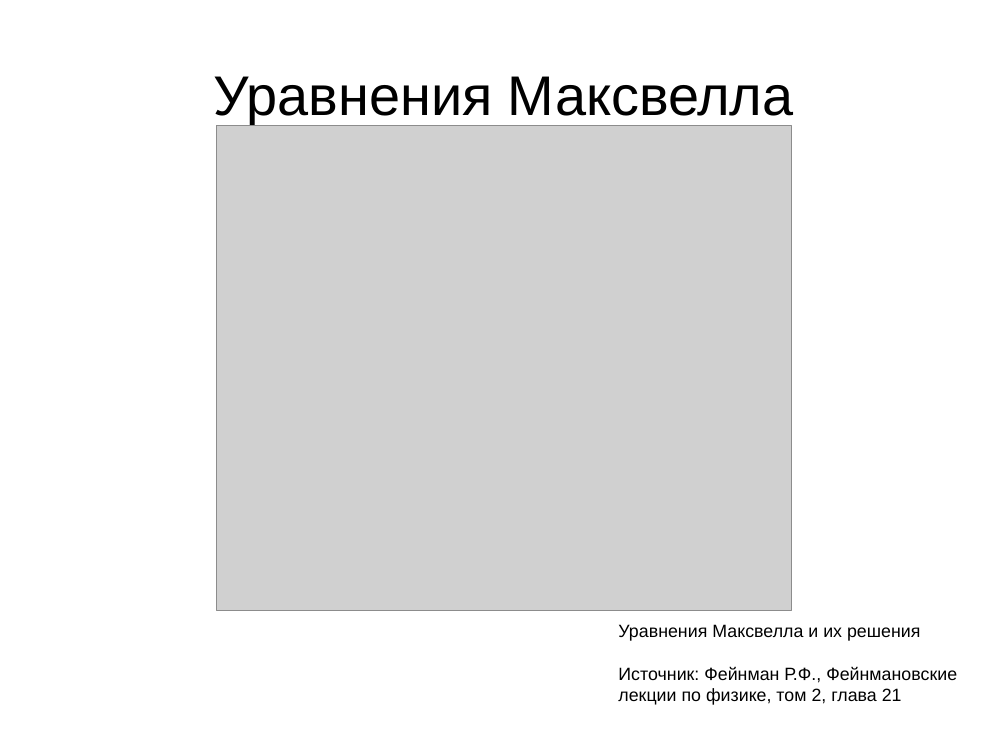
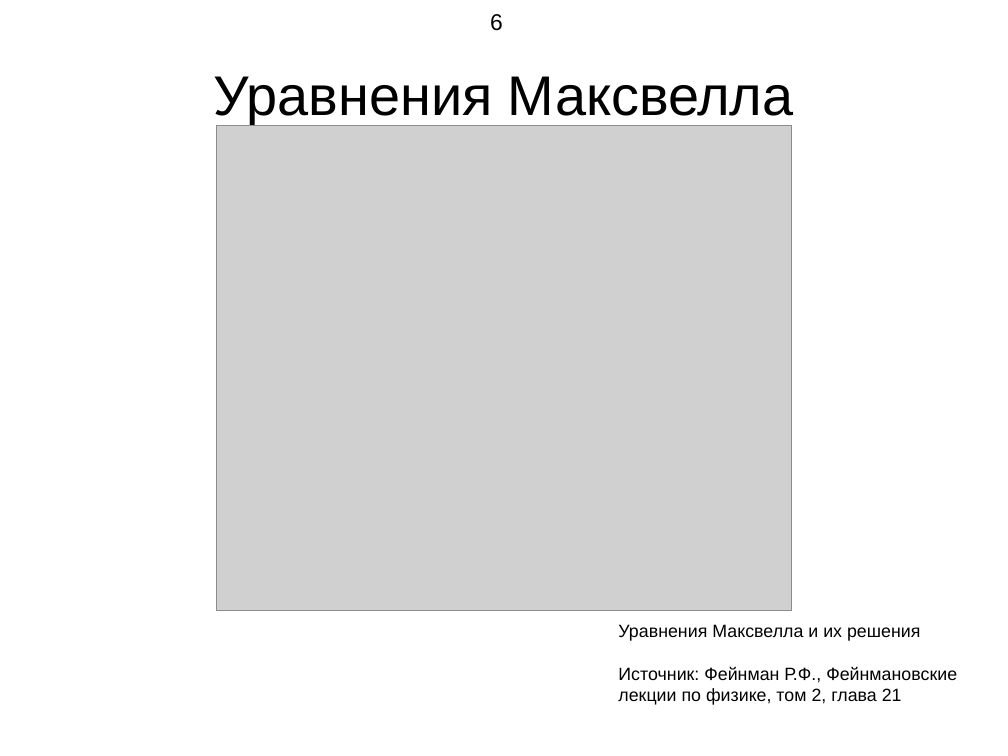
Before and after one commit to demanxd/Disser, a slide deck: slide 6 of Presentaition.odp. Drawn at 1008x756 pixels with LibreOffice and Linux fonts; fonts in the diff are those of the drawing; grey boxes stand for pictures. Boxes give left, top, right and bottom in pixels: in the first picture for what was removed or moved away, otherwise in the second. Text is boxed around its words. In the diff, an @@ line names an element or a change of style, - is before the commit and + after.

```diff
--- a/Presentaition.odp
+++ b/Presentaition.odp
@@ page number added at (490, 14, 503, 31), 18 pt, text #000000 @@
+6
```
Also in this commit, not shown: 9 other slides changed, 1 slide added, 2 slides removed, 2 other files.
